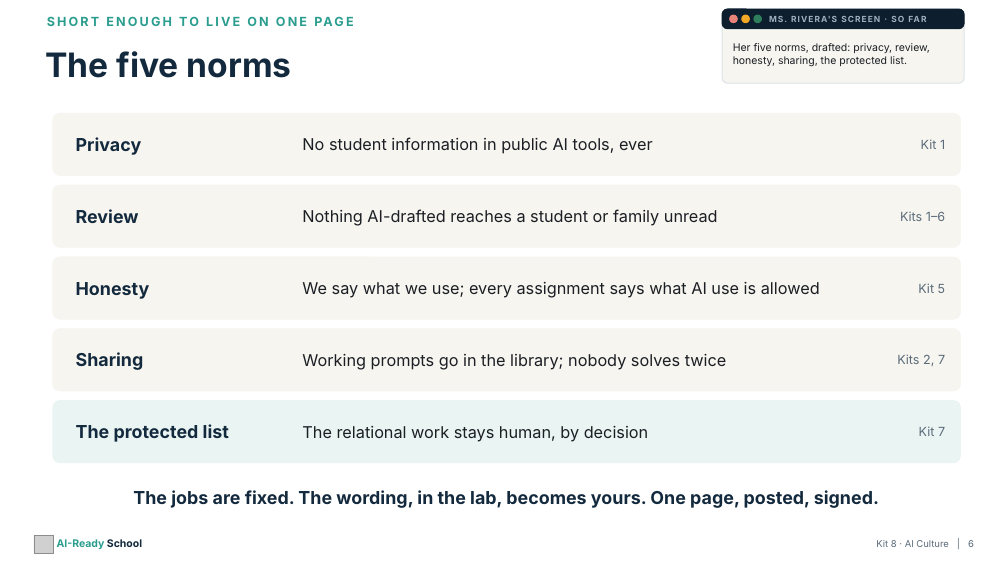
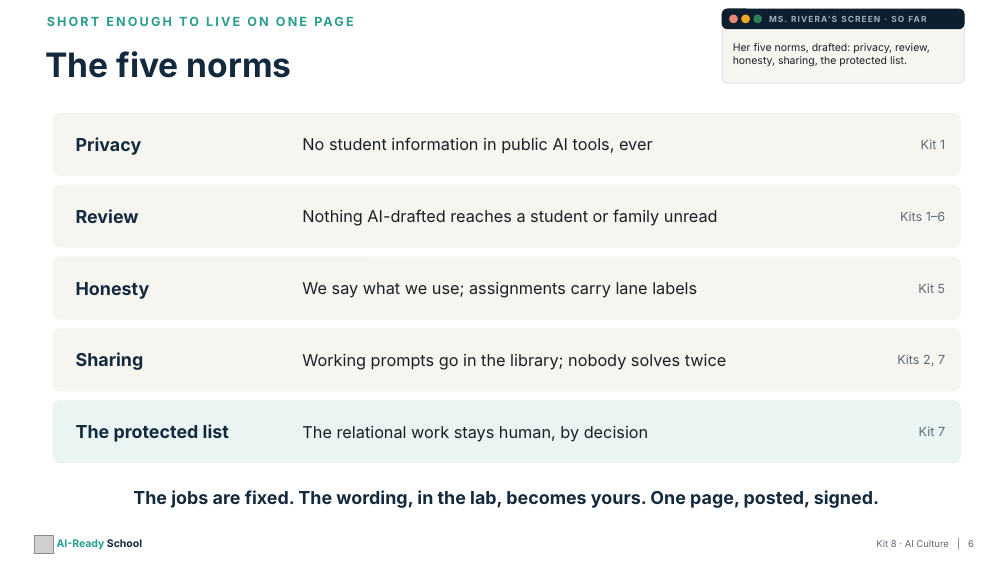
Before and after one commit to aspinozzi1/Ai-School-Ready, a slide deck: slide 6 of kits/kit08/Kit08_PresentationDeck.pptx. Drawn at 1008x567 pixels with LibreOffice and Linux fonts; fonts in the diff are those of the drawing; grey boxes stand for pictures. Boxes give left, top, right and bottom in pixels: in the first picture for what was removed or moved away, otherwise in the second. Text is boxed around its words. In the diff, an @@ line names an element or a change of style, - is before the commit and + after.

```diff
--- a/kits/kit08/Kit08_PresentationDeck.pptx
+++ b/kits/kit08/Kit08_PresentationDeck.pptx
@@ text at [302, 282, 697, 298]: text changed @@
-We say what we use; every assignment says what AI use is allowed
+We say what we use; assignments carry lane labels
```
Also in this commit, not shown: 4 other slides changed, 27 other files.
